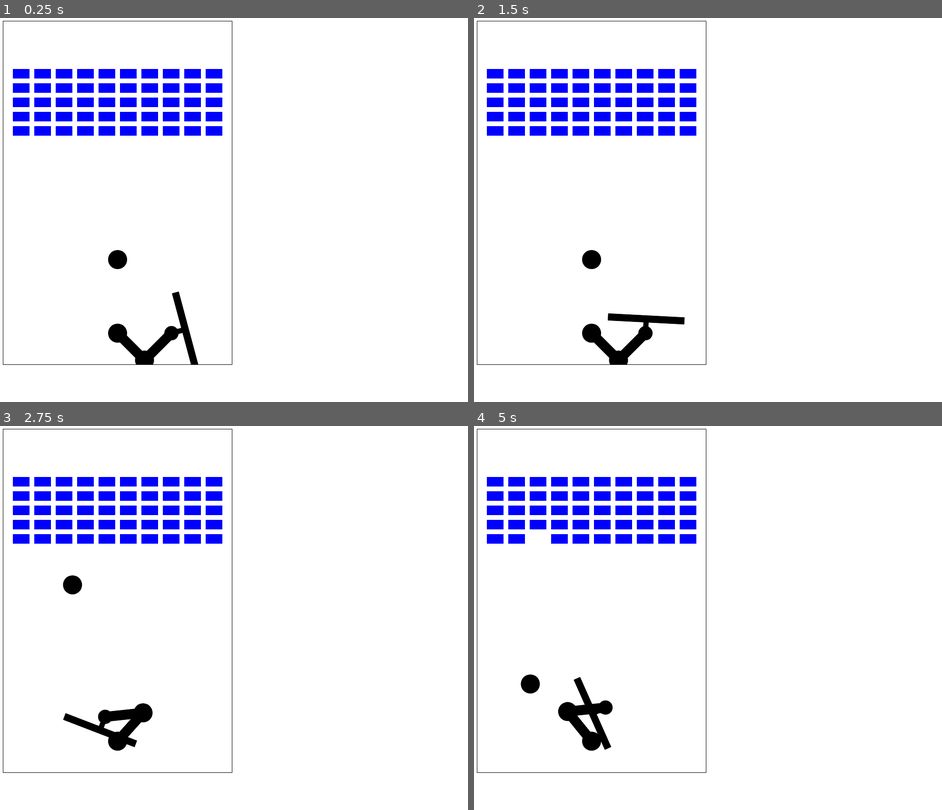
Above: before the commit, frames 1-4 (two rows, left to right).
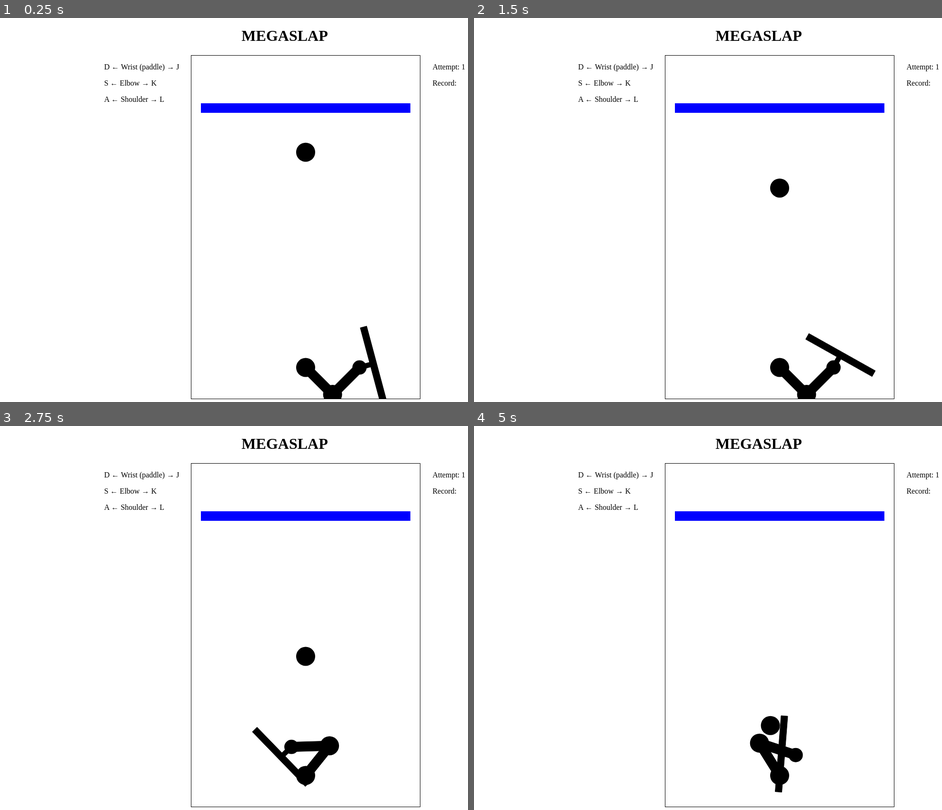
Above: after the commit, the same moments.

Repository: elias1kodehode/ArcadeGame_JS
Game: browser game, page index.html
Two runs of this game, one before a commit and one after it. Both use one fixed random seed, a clock stepped at 60 frames per second and the inputs below.
Inputs:
- Up to frame 1 (0.25 s): no input
- Up to frame 2 (1.5 s): hold D from 1.03 s (still down); tap J at 1.1 s
- Up to frame 3 (2.75 s): release D at 1.53 s; hold S 1.58-1.85 s; tap J at 1.6, 2.1, 2.6 s; hold A 1.9-2.47 s; tap L at 2.52 s; hold D from 2.52 s (still down)
- Up to frame 4 (5 s): tap J every 0.5 s from 3.1 to 4.6 s; release D at 3.18 s; hold A 3.23-3.67 s; tap K at 3.52 s; hold S 3.72-4.05 s; hold D 4.1-4.6 s; hold S 4.65-4.92 s; hold A from 4.97 s (still down)

The runs differ from the first frame. In frame 1, 8.6% of the frame differs, in the area x 0-100%, y 0-100%; in frame 2, 8.7%; in frame 3, 8.6%; in frame 4, 8.5%.

Commit message:
Added air resistance, refactored controls, added acceleration to arm.

Diff:
--- a/index.html
+++ b/index.html
@@ -1,16 +1,26 @@
-<!DOCTYPE html>
+<!doctype html>
 <html lang="en">
+  <head>
+    <meta charset="UTF-8" />
+    <meta name="viewport" content="width=device-width, initial-scale=1.0" />
+    <title>Mega SLAP</title>
+    <link rel="stylesheet" href="style.css" />
+    <script src="script.js" defer></script>
+  </head>
 
-<head>
-    <meta charset="UTF-8">
-    <meta name="viewport" content="width=device-width, initial-scale=1.0">
-    <title>Mega SLAP</title>
-    <link rel="stylesheet" href="style.css">
-    <script src="script.js" defer></script>
-</head>
-
-<body>
-    <canvas id="game"></canvas>
-</body>
-
+  <body>
+    <h1>MEGASLAP</h1>
+    <div class="container">
+      <div class="info">
+        <p>D ← Wrist (paddle) → J</p>
+        <p>S ← Elbow → K</p>
+        <p>A ← Shoulder → L</p>
+      </div>
+      <canvas id="game"></canvas>
+      <div class="game-info">
+        <p>Attempt: <span id="attempt"></span></p>
+        <p>Record: <span id="record"></span></p>
+      </div>
+    </div>
+  </body>
 </html>
--- a/script.js
+++ b/script.js
@@ -1,8 +1,13 @@
 const canvas = document.getElementById("game");
 const ctx = canvas.getContext("2d");
+const attempt = document.getElementById("attempt");
+const recordAttempts = document.getElementById("record");
+
 canvas.height = 720;
 canvas.width = 480;
-
+const gravity = 100;
+let gameState = "playing";
+let record = Infinity;
 const arm = {
   overArm: {
     length: 80,
@@ -28,6 +33,9 @@
   radius: 20,
   angle: radians(45),
   angularVelocity: 0,
+  angularAcceleration: 15,
+  maxAngularVelocity: Math.PI,
+  angularDeceleration: 25,
 };
 const elbow = {
   x: 0,
@@ -35,6 +43,9 @@
   radius: 20,
   angle: radians(-90),
   angularVelocity: 0,
+  angularAcceleration: 15,
+  maxAngularVelocity: Math.PI,
+  angularDeceleration: 25,
 };
 const wrist = {
   x: 0,
@@ -42,6 +53,9 @@
   radius: 15,
   angle: radians(30),
   angularVelocity: 0,
+  angularAcceleration: 15,
+  maxAngularVelocity: Math.PI,
+  angularDeceleration: 25,
 };
 const hand = {
   x: 0,
@@ -160,17 +174,19 @@
     }
   }
 }
-generateBricks(10, 5);
+generateBricks(1, 1);
 let ball = {
   x: shoulder.x,
-  y: 500,
+  y: 200,
   radius: 20,
   vx: 0,
   vy: 0,
 };
+
 let timestamp = 0;
 let lastTime = 0;
 let maxSpeed = 350;
+
 function gameloop(timestamp) {
   ctx.clearRect(0, 0, canvas.width, canvas.height);
   if (!lastTime) {
@@ -181,18 +197,51 @@
     dt = 0;
   }
   lastTime = timestamp;
-  updateBrickCollisions(ball);
-  updateControls();
-  updateArm(dt);
-  handleBallBoundaries(ball);
-  updateBall(ball, dt);
-  collisionBallPaddle(ball);
+  if (bricks.length === 0) {
+    gameState = "gameOver";
+  }
+  if (gameState === "gameOver") {
+    alert("Congratulations! You made it in " + attemptCounter + " attempts!");
+    let pressedA = false;
+    let pressedS = false;
+    let pressedD = false;
+    let pressedJ = false;
+    let pressedK = false;
+    let pressedL = false;
+    restartGame();
+  }
+  if (gameState === "playing") {
+    updateBrickCollisions(ball);
+    updateControls(dt);
+    updateArm(dt);
+    handleBallBoundaries(ball);
+    updateBall(ball, dt);
+    collisionBallPaddle(ball);
+  }
   drawArm();
   drawBall(ball);
   drawBricks();
   //limitBallSpeed(ball, maxSpeed);
   requestAnimationFrame(gameloop);
 }
+function restartGame() {
+  generateBricks(10, 5);
+  ball.x = shoulder.x;
+  ball.y = 300;
+  ball.vx = 0;
+  ball.vy = 0;
+  gameState = "playing";
+  shoulder.angle = radians(45);
+  elbow.angle = radians(-90);
+  wrist.angle = 0;
+  let pressedA = false;
+  let pressedS = false;
+  let pressedD = false;
+  let pressedJ = false;
+  let pressedK = false;
+  let pressedL = false;
+}
+
 function limitBallSpeed(ball, maxSpeed) {
   const totalSpeed = Math.hypot(ball.vx, ball.vy);
   if (totalSpeed > maxSpeed) {
@@ -285,21 +334,31 @@
   drawJoints();
 }
 
-function updateControls() {
-  const rotationSpeed = Math.PI;
-
-  // if (pressedA && pressedL) {
-  //   shoulder.angularVelocity = 0;
-  // } else if (pressedA === true) {
-  //   shoulder.angularVelocity = -rotationSpeed;
-  // } else if (pressedL === true) {
-  //   shoulder.angularVelocity = +rotationSpeed;
-  // } else {
-  //   shoulder.angularVelocity = 0;
-  // }
-  shoulder.angularVelocity = rotationSpeed * (pressedL - pressedA);
-  elbow.angularVelocity = rotationSpeed * (pressedK - pressedS);
-  wrist.angularVelocity = rotationSpeed * (pressedJ - pressedD);
+function updateControls(dt) {
+  updateJointControls(shoulder, pressedL - pressedA, dt);
+  updateJointControls(elbow, pressedK - pressedS, dt);
+  updateJointControls(wrist, pressedJ - pressedD, dt);
+}
+
+function updateJointControls(joint, direction, dt) {
+  if (direction !== 0) {
+    joint.angularVelocity += joint.angularAcceleration * dt * direction;
+  } else if (joint.angularVelocity > 0) {
+    joint.angularVelocity = Math.max(
+      0,
+      joint.angularVelocity - joint.angularDeceleration * dt,
+    );
+  } else if (joint.angularVelocity < 0) {
+    joint.angularVelocity = Math.min(
+      0,
+      joint.angularVelocity + joint.angularDeceleration * dt,
+    );
+  }
+
+  joint.angularVelocity = Math.max(
+    -joint.maxAngularVelocity,
+    Math.min(joint.angularVelocity, joint.maxAngularVelocity),
+  );
 }
 
 let pressedA = false;
@@ -407,6 +466,7 @@
   let nx, ny;
   const displacementVectorX = ball.x - closestX;
   const displacementVectorY = ball.y - closestY;
+  const restitution = 0.4;
   if (distance === 0) {
     const newDistance = Math.hypot(abX, abY);
     nx = -abY / newDistance;
@@ -428,7 +488,7 @@
     if (collisionDot < 0) {
       //SLAp
 
-      const j = -(1 + 1) * collisionDot;
+      const j = -(1 + restitution) * collisionDot;
       ball.vx += j * nx;
       ball.vy += j * ny;
     }
@@ -445,7 +505,8 @@
 function createBall({ x, y, radius, vx = 0, vy = 0, z = 0 }) {
   return { x, y, radius, vx, vy, z };
 }
-
+let attemptCounter = 1;
+attempt.innerText = attemptCounter;
 function handleBallBoundaries(ball) {
   if (ball.x + ball.radius > canvas.width) {
     ball.x = canvas.width - ball.radius;
@@ -462,9 +523,11 @@
   if (ball.y + ball.radius > canvas.height) {
     //lose life, if(life === 0) { game over}
     ball.x = shoulder.x;
-    ball.y = 450;
+    ball.y = 300;
     ball.vx = 0;
     ball.vy = 0;
+    attemptCounter += 1;
+    attempt.innerText = attemptCounter;
   }
 }
 function drawBall(ball) {
@@ -473,11 +536,23 @@
   ctx.closePath();
   ctx.fill();
 }
+
 function updateBall(ball, dt) {
-  // const x0 = ball.x;
-  // const y0 = ball.y;
+  const y0 = ball.y;
+  const vy0 = ball.vy;
+  const airResistance = 0.8;
+
+  const ax = -airResistance * ball.vx;
+  const ay = gravity - airResistance * ball.vy;
+
+  ball.vx += ax * dt;
+  ball.vy += ay * dt;
 
   ball.x += ball.vx * dt;
   ball.y += ball.vy * dt;
-}
+  //akjball.y = y0 + vy0 * dt + 0.5 * gravity * dt ** 2;
+}
+
+// INFO
+
 requestAnimationFrame(gameloop);
--- a/style.css
+++ b/style.css
@@ -1,3 +1,11 @@
 canvas {
   border: 1px solid black;
 }
+.container {
+  justify-content: center;
+  display: flex;
+  gap: 25px;
+}
+h1 {
+  text-align: center;
+}
